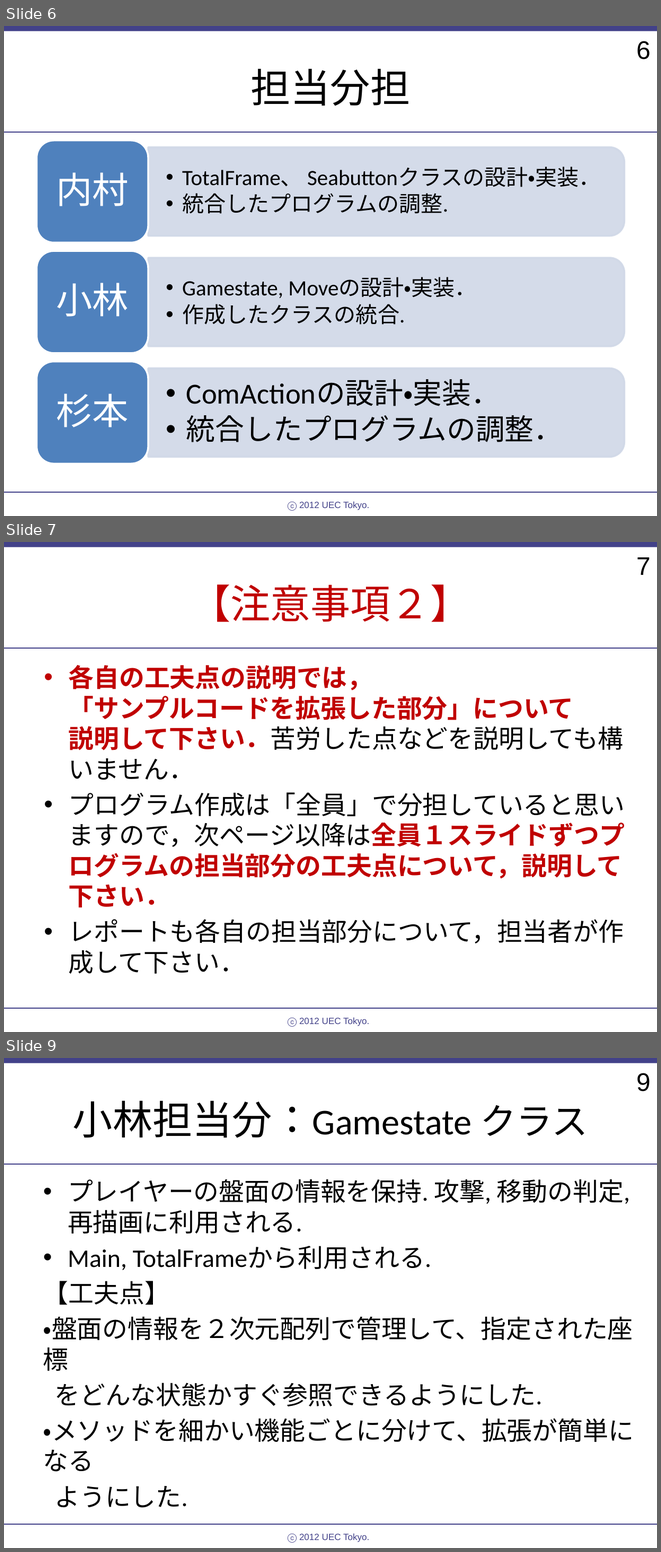
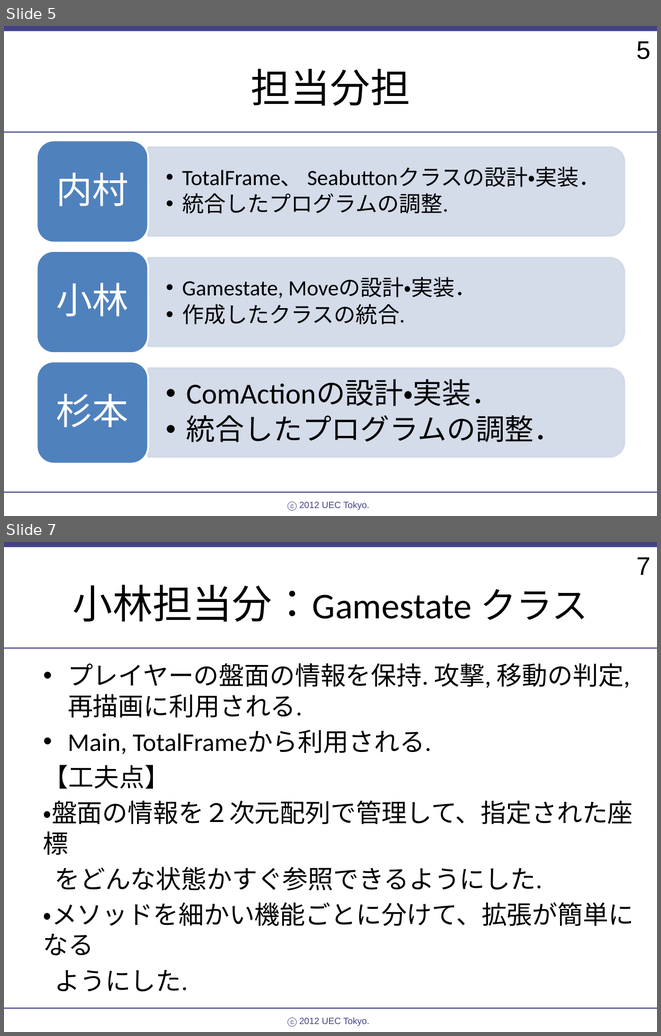
Before and after one commit to KAki3011/groupprog, a slide deck: group12.ppt. Shown one above the other, each under a label of ours: slides 6, 7 and 9 before the commit, slides 5 and 7 after it; the slides between them are not shown. The pictures are 661x1552 and 661x1036 pixels, drawn with LibreOffice and Linux fonts; fonts in the diff are those of the drawing; background and template pictures are left out. Boxes give left, top, right and bottom in pixels: in the first picture for what was removed or moved away, otherwise in the second. Text is boxed around its words. In the diff, an @@ line names an element or a change of style, - is before the commit and + after.

```diff
--- a/group12.ppt
+++ b/group12.ppt
@@ slide 7 removed at (x1=4, y1=542, x2=657, y2=1032), background #FFFFFF; not listed: 5 template elements that a slide beside it also shows @@
@@ title removed at (x1=191, y1=584, x2=470, y2=622) @@
-【注意事項２】
@@ text removed at (x1=69, y1=665, x2=625, y2=973) @@
-• 各自の工夫点の説明では，
-  「サンプルコードを拡張した部分」について
-  説明して下さい．苦労した点などを説明しても構いません．
-• プログラム作成は「全員」で分担していると思いますので，次ページ以降は全員１スライドずつプログラムの担当部分の工夫点について，説明して下さい．
-• レポートも各自の担当部分について，担当者が作成して下さい．
@@ what was slide 6 is now slide 5 @@
@@ page number at (x1=636, y1=41, x2=651, y2=59): text changed @@
-6
+5
@@ what was slide 9 is now slide 7 @@
@@ page number at (x1=636, y1=557, x2=651, y2=575): text changed @@
-9
+7
```
Also in this commit, not shown: 3 slides changed, 1 other slide removed, 10 other files.
